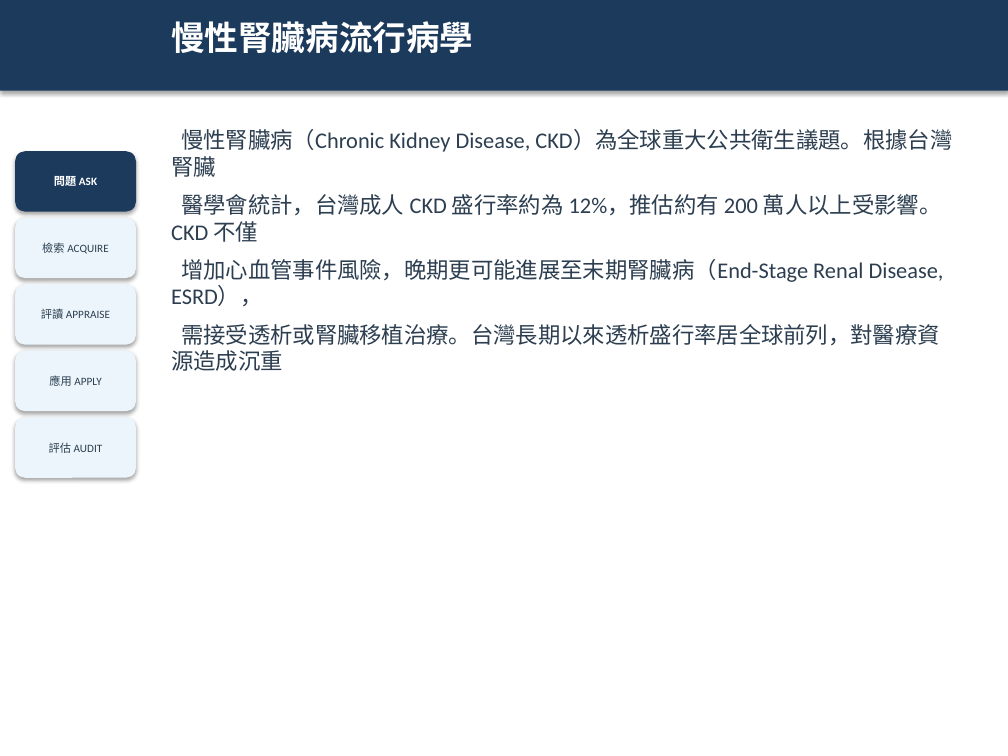
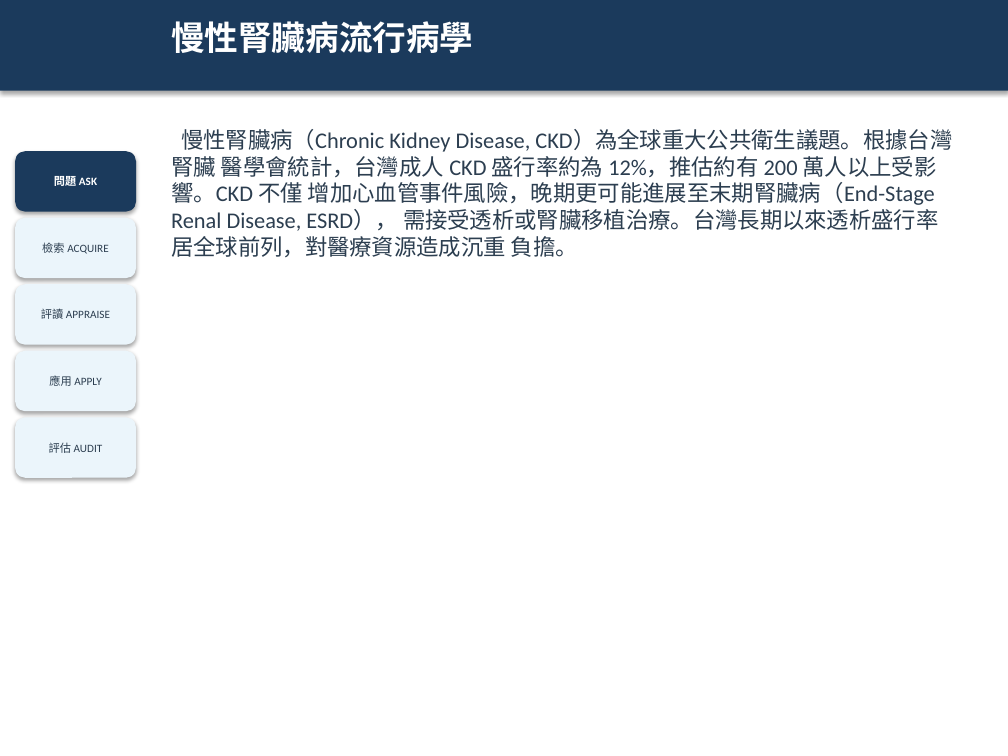
Before and after one commit to platypus31/ebm-report-pipeline, a slide deck: slide 7 of projects/example-sglt2i-ckd/06_slides/ebm-report.pptx (slide 6 before the commit). Drawn at 1008x756 pixels with LibreOffice and Linux fonts; fonts in the diff are those of the drawing. Boxes give left, top, right and bottom in pixels: in the first picture for what was removed or moved away, otherwise in the second. Text is boxed around its words. In the diff, an @@ line names an element or a change of style, - is before the commit and + after.

```diff
--- a/projects/example-sglt2i-ckd/06_slides/ebm-report.pptx
+++ b/projects/example-sglt2i-ckd/06_slides/ebm-report.pptx
@@ text at [171,129,952,257]: text changed @@
-慢性腎臟病（Chronic Kidney Disease, CKD）為全球重大公共衛生議題。根據台灣腎臟
-醫學會統計，台灣成人 CKD 盛行率約為 12%，推估約有 200 萬人以上受影響。CKD 不僅
-增加心血管事件風險，晚期更可能進展至末期腎臟病（End-Stage Renal Disease, ESRD），
-需接受透析或腎臟移植治療。台灣長期以來透析盛行率居全球前列，對醫療資源造成沉重
+慢性腎臟病（Chronic Kidney Disease, CKD）為全球重大公共衛生議題。根據台灣腎臟 醫學會統計，台灣成人 CKD 盛行率約為 12%，推估約有 200 萬人以上受影響。CKD 不僅 增加心血管事件風險，晚期更可能進展至末期腎臟病（End-Stage Renal Disease, ESRD）， 需接受透析或腎臟移植治療。台灣長期以來透析盛行率居全球前列，對醫療資源造成沉重 負擔。
```
Also in this commit, not shown: 7 other slides changed, 2 other files.
